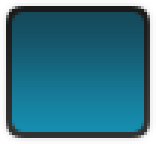
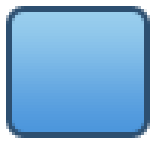
Layers edited between the first and the second 156x144 image:
added layer "light" above "blue" over [12, 12, 144, 132]
hid "blue" over [12, 12, 144, 132]
hid "default" over [0, 0, 156, 144]
